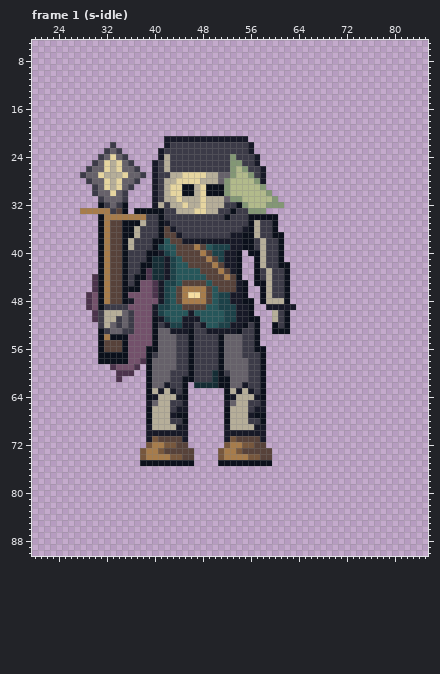
Pixel-art file, stored at art/enemy-bones-1.aseprite. The picture above is the old version.
96x96 pixels, 128 frames. Shown: frame 1 (s-idle): x 20..85, y 5..90. The commit also changed other frames, which this record leaves out.
Once edited:
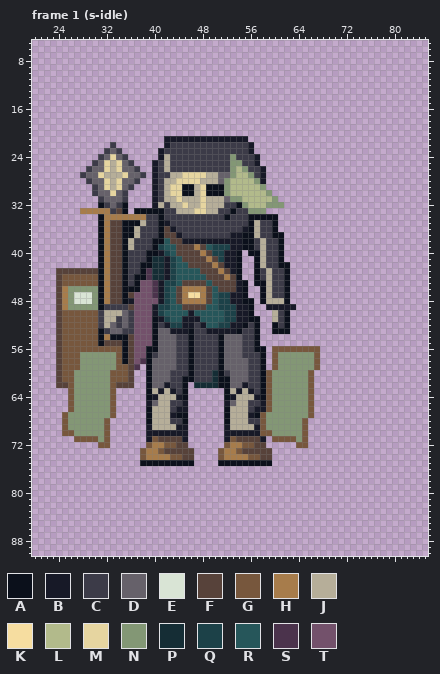
Palette (. is transparent): A #0b101b  B #171927  C #3c3b48  D #66616a  E #d9e4d5  F #57423a  G #77573d  H #a77c4b  J #b6ae99  K #f6dda0  L #b2ba8b  M #e6d5a0  N #839775  P #152d35  Q #1c4148  R #26565a  S #4b334c  T #73516b
Diff:
Frame 1 (s-idle), layer "ink":
y 43: x 24..30 ....... -> FFFFFFF
y 44..45: x 24..30 ......S -> FGGGGGG
y 46: x 24..30 ......S -> FHNNNNN
y 47: x 24..30 .....ST -> FHNEEEN; x 36 T -> F
y 48: x 24..30 .....ST -> FHNEEEN
y 49: x 24..30 .....ST -> FHNNNNN; x 36 T -> F
y 50..51: x 24..30 ......S -> FGGGGGG
y 52..53: x 24..30 ....... -> FGGGGGG
y 54..55: x 24..30 ....... -> FGGGGGG; x 36 T -> F
y 56: x 24..34 .......AFFF -> FGGGGGGGGGG; x 36 T -> F; x 60..67 ........ -> GGGGGGGG
y 57..58: x 24..34 .......AAAA -> FGGGNNNNNNG; x 36 T -> F; x 60..67 ........ -> GNNNNNNG
y 59: x 24..36 .........STTT -> FGGGNNNNNNGGF; x 60..67 ........ -> GNNNNNNG
y 60: x 24..36 ..........SSS -> FGGNNNNNNGGGF; x 59..66 ........ -> GNNNNNNG
y 61: x 24..36 ..........S.. -> FGGNNNNNNGGGF; x 59..66 ........ -> GNNNNNNG
y 62: x 24..36 ............. -> FFGNNNNNNGFFF; x 59..66 ........ -> GNNNNNNG
y 63..66: x 26..33 ........ -> GNNNNNNG; x 59..66 ........ -> GNNNNNNG
y 67: x 25..33 ......... -> GNNNNNNNG; x 58..66 A........ -> GNNNNNNNG
y 68: x 25..32 ........ -> GNNNNNNG; x 58..65 A....... -> GNNNNNNG
y 69: x 25..32 ........ -> GNNNNNNG; x 58..65 B....... -> GNNNNNNG
y 70: x 25..32 ........ -> GGNNNNNG; x 58..65 B....... -> GGNNNNNG
y 71: x 27..32 ...... -> GGGGNG; x 60..65 ...... -> GGGGNG
y 72: x 31..32 .. -> GG; x 64..65 .. -> GG
